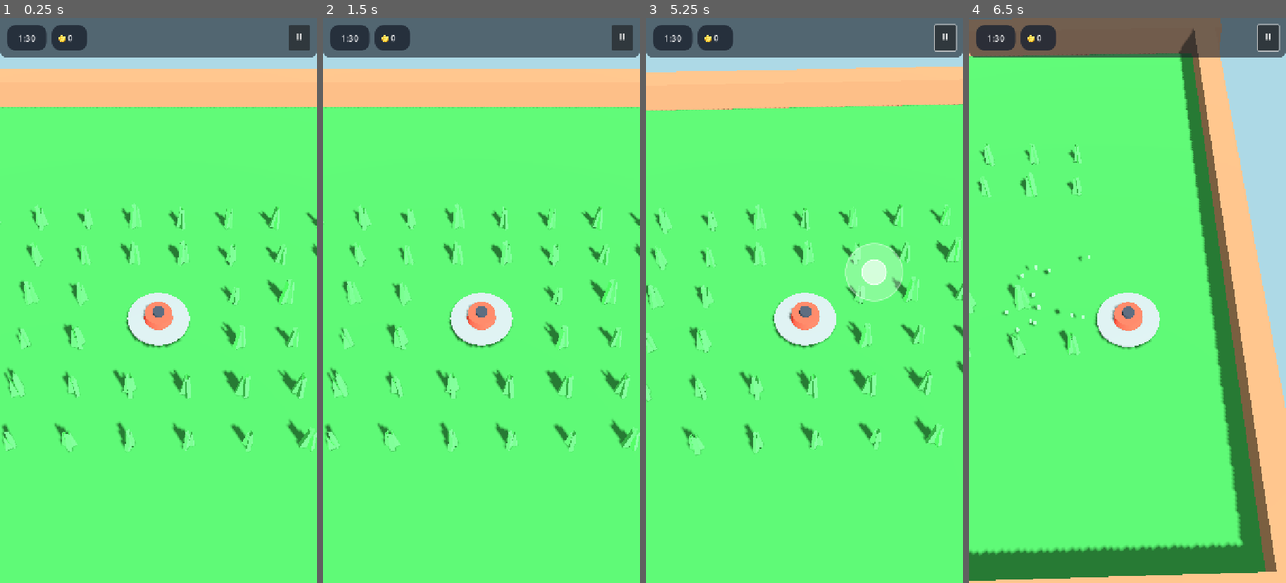
Above: before the commit, frames 1-4 (left to right).
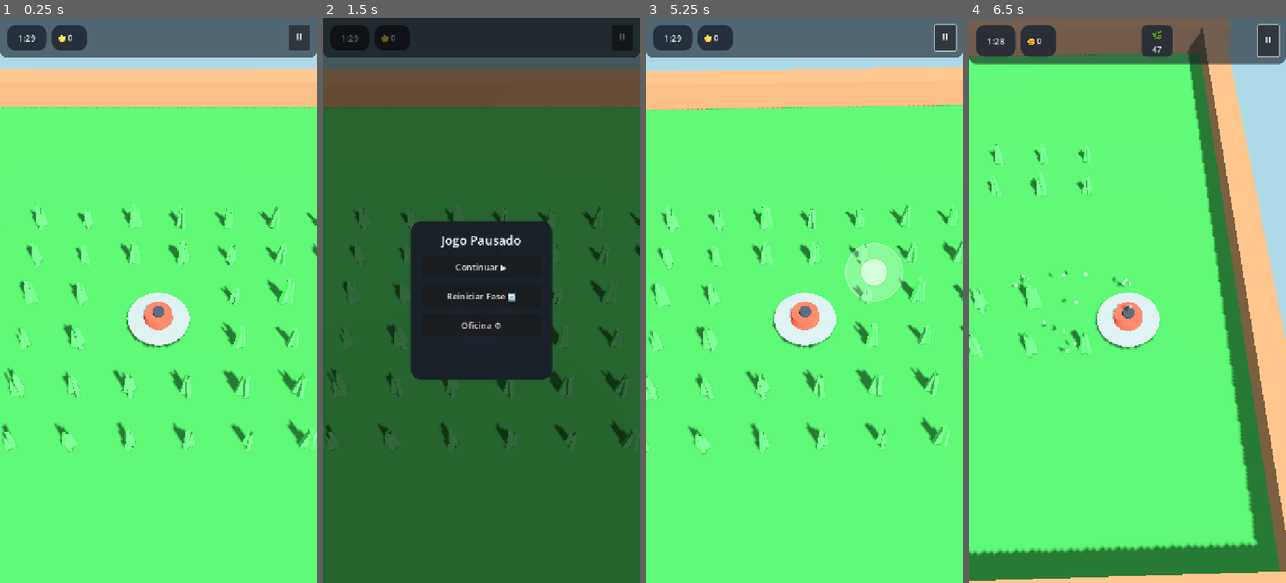
Above: after the commit, the same moments.

Repository: rogerbif/grass-cut-bot
Game: Godot game, scene res://scenes/main.tscn
Two runs of this game, one before a commit and one after it. Both use one fixed random seed, a clock stepped at 60 frames per second and the inputs below.
Inputs (mouse positions are in pixels of both pictures, inside the frame that each line leads up to):
- Up to frame 1 (0.25 s): no input
- Up to frame 2 (1.5 s): click "⏸" at 0.5 s; click (481, 294) at 1.25 s, where only the run after the commit has a clickable "Reiniciar Fase 🔄"
- Up to frame 3 (5.25 s): click (804, 294) at 2 s, where only the run after the commit has a clickable "Reiniciar Fase 🔄"; click (804, 294) at 2.75 s, where only the run after the commit has a clickable "Reiniciar Fase 🔄"; click (804, 266) at 3.5 s, where only the run after the commit has a clickable "Continuar ▶"; click (804, 323) at 4.25 s, where only the run after the commit has a clickable "Oficina ⚙"; tap Enter at 5 s; move the mouse to (874, 272) at 5.02 s; hold Right (ui_right) from 5.03 s (still down); click (874, 272) at 5.17 s
- Up to frame 4 (6.5 s): release Right (ui_right) at 5.75 s; drag from (1064, 328) to (1111, 413) at 5.77 s

The runs differ from the first frame. In frame 1, less than 0.1% of the frame differs, in the area x 8-11%, y 3-5%; in frame 2, 100%, in the area x 0-100%, y 0-100%; in frame 3, 6.9%; in frame 4, 17%.
Error before the commit: Invalid assignment of property or key 'text' with value of type 'String' on a base object of type 'null instance'. (res://scripts/ui/hud.gd:137)

Commit message:
fix(ui,level): correcao de caminhos de nos do HUD e eliminacao de warnings de divisao inteira [v0.2.1]

Diff:
--- a/project.godot
+++ b/project.godot
@@ -11,7 +11,7 @@
 [application]
 
 config/name="Grass Cut Bot"
-config/version="0.2.0"
+config/version="0.2.1"
 run/main_scene="res://scenes/main.tscn"
 config/features=PackedStringArray("4.7", "Mobile")
 config/icon="res://icon.svg"
--- a/scripts/core/game_manager.gd
+++ b/scripts/core/game_manager.gd
@@ -71,7 +71,7 @@
 	if goals.has(plant_type):
 		var goal_info: Dictionary = goals[plant_type]
 		goal_info["current"] += 1
-		var remaining: int = max(0, goal_info["target"] - goal_info["current"])
+		var remaining: int = maxi(0, int(goal_info["target"]) - int(goal_info["current"]))
 		goal_updated.emit(plant_type, remaining, goal_info["target"])
 
 		if remaining == 0:
--- a/scripts/core/upgrade_manager.gd
+++ b/scripts/core/upgrade_manager.gd
@@ -23,7 +23,7 @@
 }
 
 func add_coins(amount: int) -> void:
-	total_coins += amount * get_coin_multiplier()
+	total_coins += amount
 
 func spend_coins(amount: int) -> bool:
 	if total_coins >= amount:
--- a/scripts/level/level_controller.gd
+++ b/scripts/level/level_controller.gd
@@ -35,13 +35,13 @@
 	# Área retangular compacta coberta por grama verde básica
 	# Meta: 60 tufos de grama verde, cronômetro de 90 segundos (1:30)
 	# Sem obstáculos internos
-	var width_count = 10
-	var height_count = 6
-	var spacing = 1.1
-	var offset_x = -(width_count * spacing) / 2.0 + (spacing / 2.0)
-	var offset_z = -(height_count * spacing) / 2.0 + (spacing / 2.0)
+	var width_count: int = 10
+	var height_count: int = 6
+	var spacing: float = 1.1
+	var offset_x: float = -(float(width_count) * spacing) / 2.0 + (spacing / 2.0)
+	var offset_z: float = -(float(height_count) * spacing) / 2.0 + (spacing / 2.0)
 
-	var total_grass = 0
+	var total_grass: int = 0
 	for x in range(width_count):
 		for z in range(height_count):
 			var pos = Vector3(offset_x + x * spacing, 0.0, offset_z + z * spacing)
@@ -62,29 +62,29 @@
 
 func _build_level_2() -> void:
 	# Fase 2: Introdução de Trigo e Rochas
-	var width_count = 11
-	var height_count = 8
-	var spacing = 1.1
-	var offset_x = -(width_count * spacing) / 2.0 + (spacing / 2.0)
-	var offset_z = -(height_count * spacing) / 2.0 + (spacing / 2.0)
+	var width_count: int = 11
+	var height_count: int = 8
+	var spacing: float = 1.1
+	var offset_x: float = -(float(width_count) * spacing) / 2.0 + (spacing / 2.0)
+	var offset_z: float = -(float(height_count) * spacing) / 2.0 + (spacing / 2.0)
 
 	# Adiciona algumas rochas de obstáculo
-	var rock_coords = [Vector2i(3, 2), Vector2i(7, 5), Vector2i(4, 6)]
+	var rock_coords: Array[Vector2i] = [Vector2i(3, 2), Vector2i(7, 5), Vector2i(4, 6)]
 	for rc in rock_coords:
-		var r_pos = Vector3(offset_x + rc.x * spacing, 0.0, offset_z + rc.y * spacing)
+		var r_pos = Vector3(offset_x + float(rc.x) * spacing, 0.0, offset_z + float(rc.y) * spacing)
 		var rock = rock_scene.instantiate()
 		rock.position = r_pos
 		obstacles_container.add_child(rock)
 
-	var grass_count = 0
-	var wheat_count = 0
+	var grass_count: int = 0
+	var wheat_count: int = 0
 
 	for x in range(width_count):
 		for z in range(height_count):
 			var grid_coord = Vector2i(x, z)
 			if grid_coord in rock_coords:
 				continue
-			var pos = Vector3(offset_x + x * spacing, 0.0, offset_z + z * spacing)
+			var pos = Vector3(offset_x + float(x) * spacing, 0.0, offset_z + float(z) * spacing)
 			if pos.length() < 1.2:
 				continue
 
@@ -102,27 +102,27 @@
 	if cutter:
 		cutter.position = Vector3(0, 0.1, 0)
 
-	var goals = { "grass": grass_count, "wheat": wheat_count }
+	var goals: Dictionary = { "grass": grass_count, "wheat": wheat_count }
 	GameManager.start_level(2, goals, 100.0)
 
 func _build_level_3() -> void:
 	# Fase 3: Introdução de Flores e mais obstáculos
-	var width_count = 12
-	var height_count = 10
-	var spacing = 1.1
-	var offset_x = -(width_count * spacing) / 2.0 + (spacing / 2.0)
-	var offset_z = -(height_count * spacing) / 2.0 + (spacing / 2.0)
+	var width_count: int = 12
+	var height_count: int = 10
+	var spacing: float = 1.1
+	var offset_x: float = -(float(width_count) * spacing) / 2.0 + (spacing / 2.0)
+	var offset_z: float = -(float(height_count) * spacing) / 2.0 + (spacing / 2.0)
 
-	var rock_coords = [Vector2i(2, 2), Vector2i(9, 2), Vector2i(2, 7), Vector2i(9, 7), Vector2i(6, 4)]
+	var rock_coords: Array[Vector2i] = [Vector2i(2, 2), Vector2i(9, 2), Vector2i(2, 7), Vector2i(9, 7), Vector2i(6, 4)]
 	for rc in rock_coords:
-		var r_pos = Vector3(offset_x + rc.x * spacing, 0.0, offset_z + rc.y * spacing)
+		var r_pos = Vector3(offset_x + float(rc.x) * spacing, 0.0, offset_z + float(rc.y) * spacing)
 		var rock = rock_scene.instantiate()
 		rock.position = r_pos
 		obstacles_container.add_child(rock)
 
-	var grass_count = 0
-	var wheat_count = 0
-	var flower_count = 0
+	var grass_count: int = 0
+	var wheat_count: int = 0
+	var flower_count: int = 0
 
 	for x in range(width_count):
 		for z in range(height_count):
@@ -157,13 +157,13 @@
 	GameManager.start_level(3, goals, 110.0)
 
 func _build_procedural_level(level_num: int) -> void:
-	var width_count = min(14, 10 + level_num / 2)
-	var height_count = min(12, 8 + level_num / 2)
-	var spacing = 1.1
-	var offset_x = -(width_count * spacing) / 2.0 + (spacing / 2.0)
-	var offset_z = -(height_count * spacing) / 2.0 + (spacing / 2.0)
+	var width_count: int = mini(14, 10 + int(float(level_num) / 2.0))
+	var height_count: int = mini(12, 8 + int(float(level_num) / 2.0))
+	var spacing: float = 1.1
+	var offset_x: float = -(float(width_count) * spacing) / 2.0 + (spacing / 2.0)
+	var offset_z: float = -(float(height_count) * spacing) / 2.0 + (spacing / 2.0)
 
-	var goals = { "grass": 0, "wheat": 0, "flower": 0 }
+	var goals: Dictionary = { "grass": 0, "wheat": 0, "flower": 0 }
 
 	for x in range(width_count):
 		for z in range(height_count):
--- a/scripts/ui/hud.gd
+++ b/scripts/ui/hud.gd
@@ -1,9 +1,9 @@
 extends Control
 
-@onready var timer_label: Label = $TopBar/TimerContainer/TimerLabel
-@onready var pause_button: Button = $TopBar/PauseButton
-@onready var coins_label: Label = $TopBar/CoinsContainer/CoinsLabel
-@onready var goals_container: HBoxContainer = $TopBar/GoalsContainer
+@onready var timer_label: Label = $TopBar/HBox/TimerContainer/TimerLabel
+@onready var pause_button: Button = $TopBar/HBox/PauseButton
+@onready var coins_label: Label = $TopBar/HBox/CoinsContainer/HBoxCoins/CoinsLabel
+@onready var goals_container: HBoxContainer = $TopBar/HBox/GoalsContainer
 
 @onready var pause_modal: Control = $PauseModal
 @onready var victory_modal: Control = $VictoryModal
@@ -57,15 +57,16 @@
 	_setup_workshop_buttons()
 
 func _on_time_updated(time_left: float) -> void:
-	var minutes := int(time_left) / 60
-	var seconds := int(time_left) % 60
-	timer_label.text = "%d:%02d" % [minutes, seconds]
-
-	# Alerta visual se o tempo estiver acabando (< 15 segundos)
-	if time_left <= 15.0:
-		timer_label.modulate = Color(1.0, 0.3, 0.3)
-	else:
-		timer_label.modulate = Color.WHITE
+	var minutes: int = int(time_left / 60.0)
+	var seconds: int = int(time_left) % 60
+	if timer_label != null:
+		timer_label.text = "%d:%02d" % [minutes, seconds]
+
+		# Alerta visual se o tempo estiver acabando (< 15 segundos)
+		if time_left <= 15.0:
+			timer_label.modulate = Color(1.0, 0.3, 0.3)
+		else:
+			timer_label.modulate = Color.WHITE
 
 func _on_goal_updated(plant_type: String, remaining: int, target: int) -> void:
 	if not goal_cards.has(plant_type):
@@ -134,7 +135,8 @@
 		card["style"].bg_color = Color(0.1, 0.4, 0.2, 0.9)
 
 func _on_coins_changed(new_amount: int) -> void:
-	coins_label.text = "%d" % new_amount
+	if coins_label != null:
+		coins_label.text = "%d" % new_amount
 
 func _on_pause_pressed() -> void:
 	GameManager.toggle_pause()
Not shown, added: docs/historico_melhorias/002_correcao_erros_hud_e_warnings_divisao.md
Not shown, changed: docs/historico_melhorias/INDICE_MELHORIAS.md
